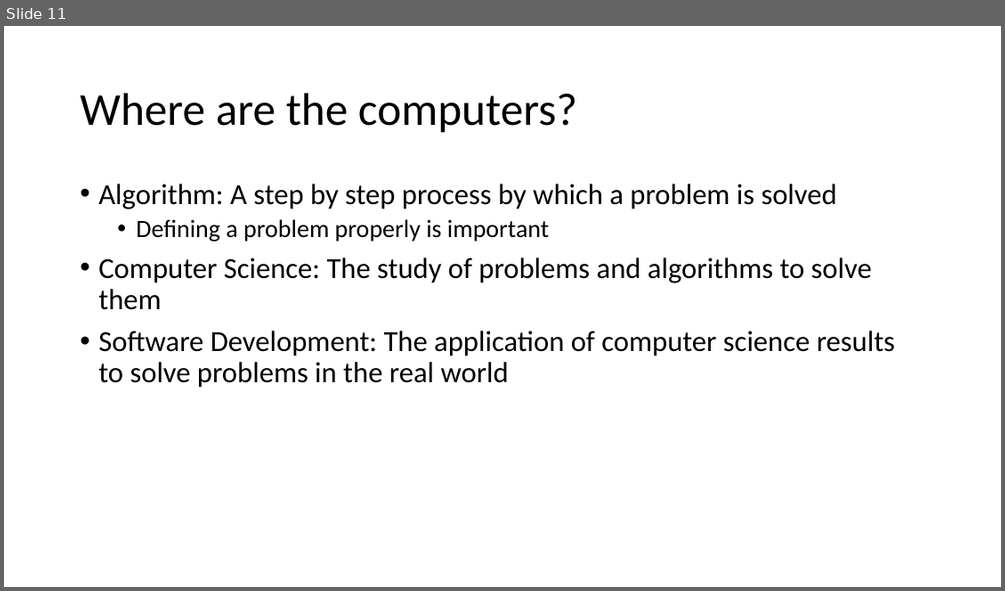
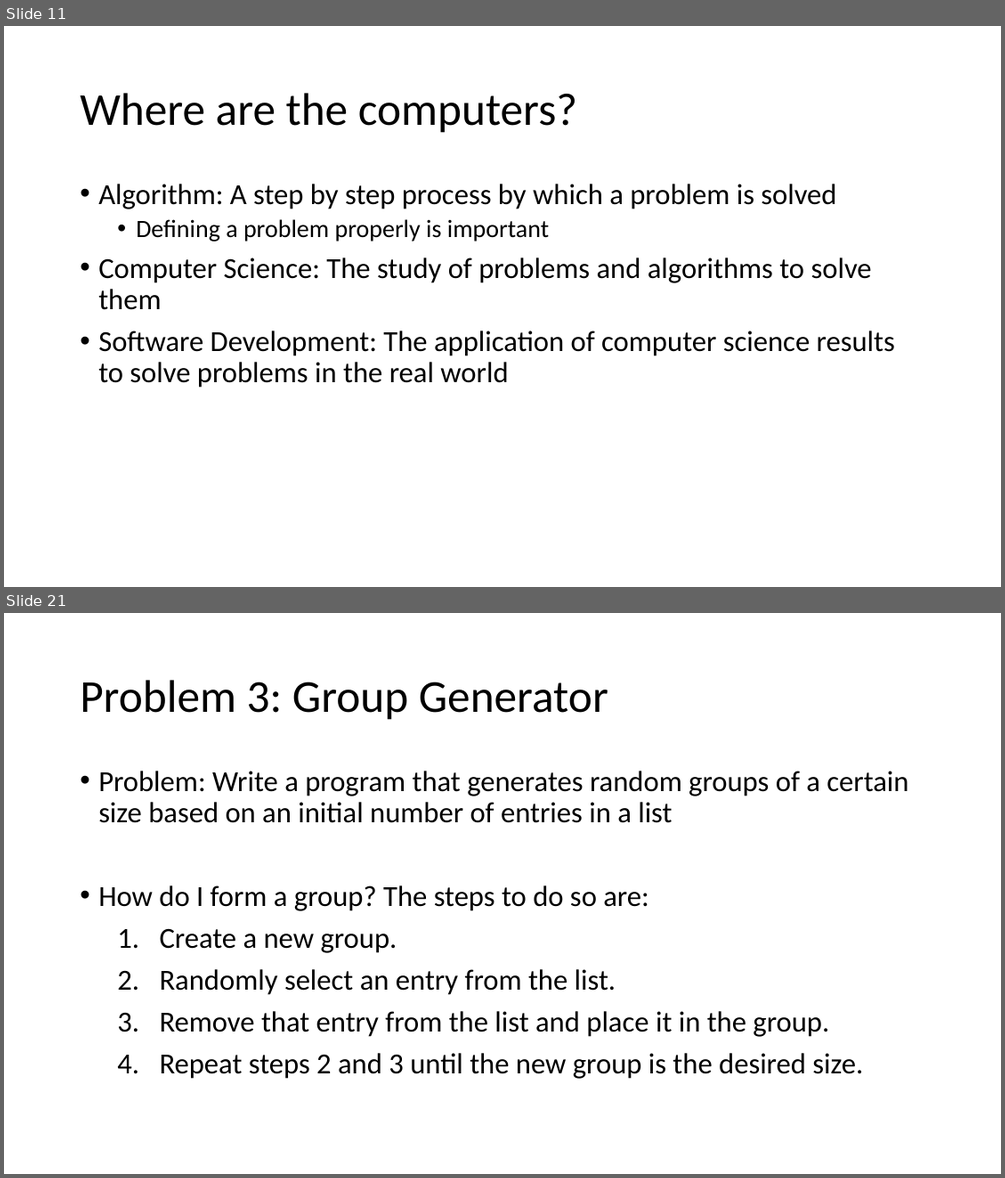
Before and after one commit to MrJoshGross/Course-Curricular-Material, a slide deck: Computer Science Discoveries/Lectures/Lecture 0 - Problems and Problem Solving.pptx. Shown one above the other, each under a label of ours: slide 11 before the commit, slides 11 and 21 after it; the slides between them are not shown. The pictures are 1005x591 and 1005x1178 pixels, drawn with LibreOffice and Linux fonts; fonts in the diff are those of the drawing. Boxes give left, top, right and bottom in pixels: in the first picture for what was removed or moved away, otherwise in the second. Text is boxed around its words. In the diff, an @@ line names an element or a change of style, - is before the commit and + after.

Commit message:
Expand on algorithm designs, add problems 3 and 4

```diff
--- a/Computer Science Discoveries/Lectures/Lecture 0 - Problems and Problem Solving.pptx
+++ b/Computer Science Discoveries/Lectures/Lecture 0 - Problems and Problem Solving.pptx
@@ slide 21 added at box(4, 613, 1001, 1174), background #FFFFFF @@
@@ title added at box(80, 680, 608, 720), 44 pt, text #000000 @@
+Problem 3: Group Generator
@@ text added at box(98, 771, 908, 1078), 28 pt, text #000000 @@
+• Problem: Write a program that generates random groups of a certain size based on an initial number of entries in a list
+• How do I form a group? The steps to do so are:
+  1. Create a new group.
+  2. Randomly select an entry from the list.
+  3. Remove that entry from the list and place it in the group.
+  4. Repeat steps 2 and 3 until the new group is the desired size.
```
Also in this commit, not shown: 9 slides changed, 25 other slides added, 1 other file.
